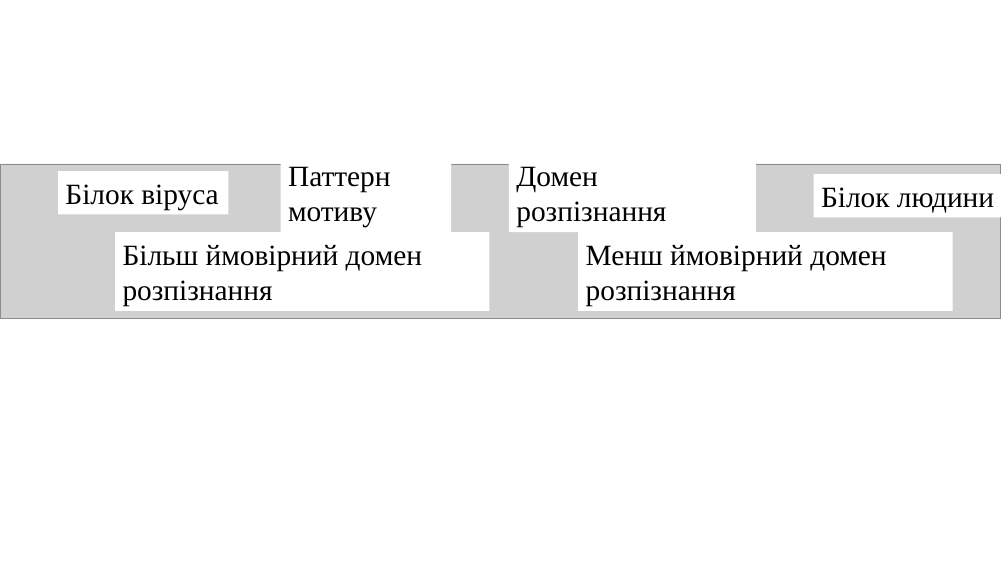
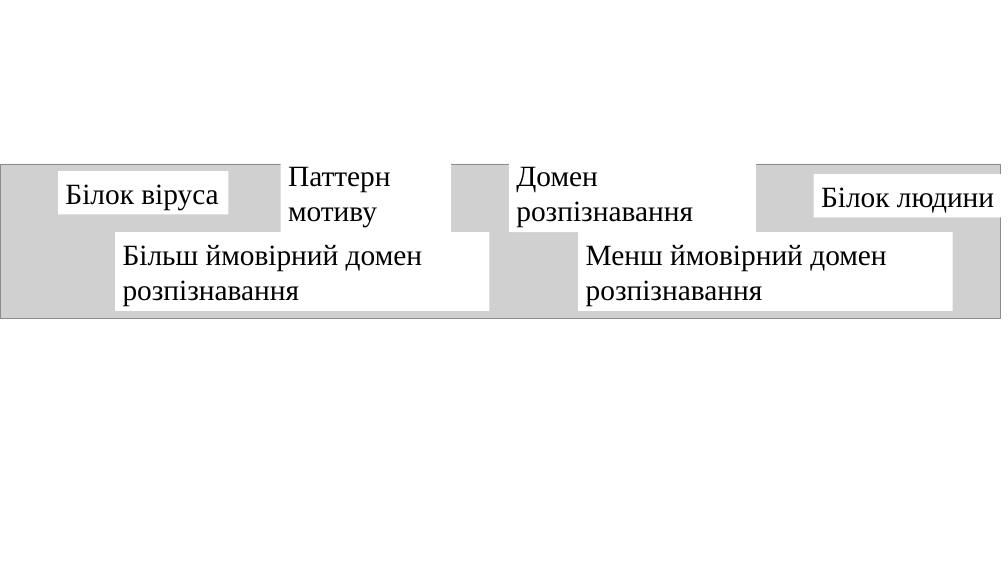
Before and after one commit to vitkl/viral_project, a slide deck: slide 1 of presentations_posters/motif_net_legend.pptx. Drawn at 1008x567 pixels with LibreOffice and Linux fonts; fonts in the diff are those of the drawing; grey boxes stand for pictures. Boxes give left, top, right and bottom in pixels: in the first picture for what was removed or moved away, otherwise in the second. Text is boxed around its words. In the diff, an @@ line names an element or a change of style, - is before the commit and + after.

```diff
--- a/presentations_posters/motif_net_legend.pptx
+++ b/presentations_posters/motif_net_legend.pptx
@@ text in rectangle at (x1=516, y1=166, x2=693, y2=227): text changed @@
-Домен розпізнання
+Домен розпізнавання
@@ text in rectangle at (x1=123, y1=245, x2=422, y2=306): text changed @@
-Більш ймовірний домен розпізнання
+Більш ймовірний домен розпізнавання
@@ text in rectangle at (x1=586, y1=245, x2=886, y2=306): text changed @@
-Менш ймовірний домен розпізнання
+Менш ймовірний домен розпізнавання
```
Also in this commit, not shown: 52 other files.
